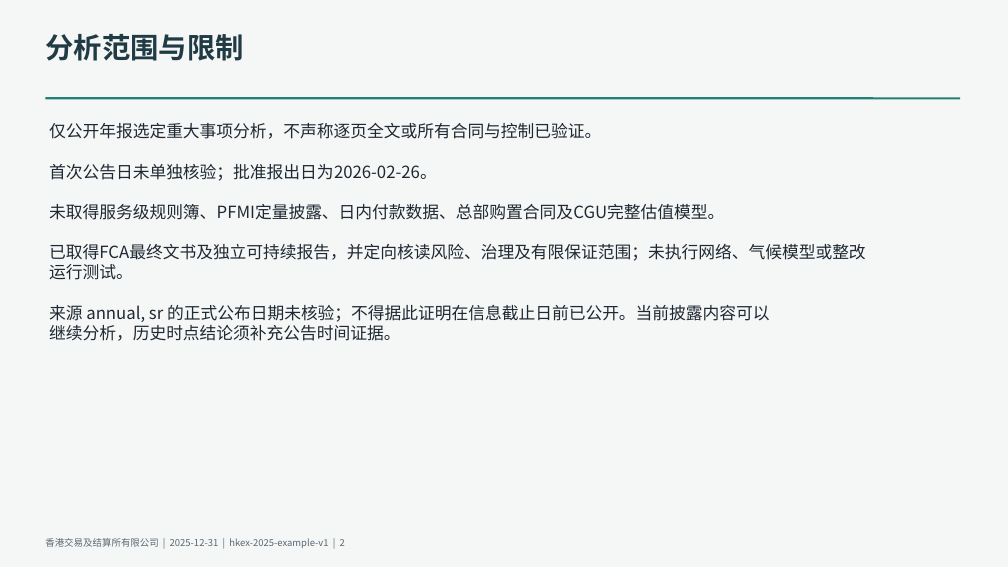
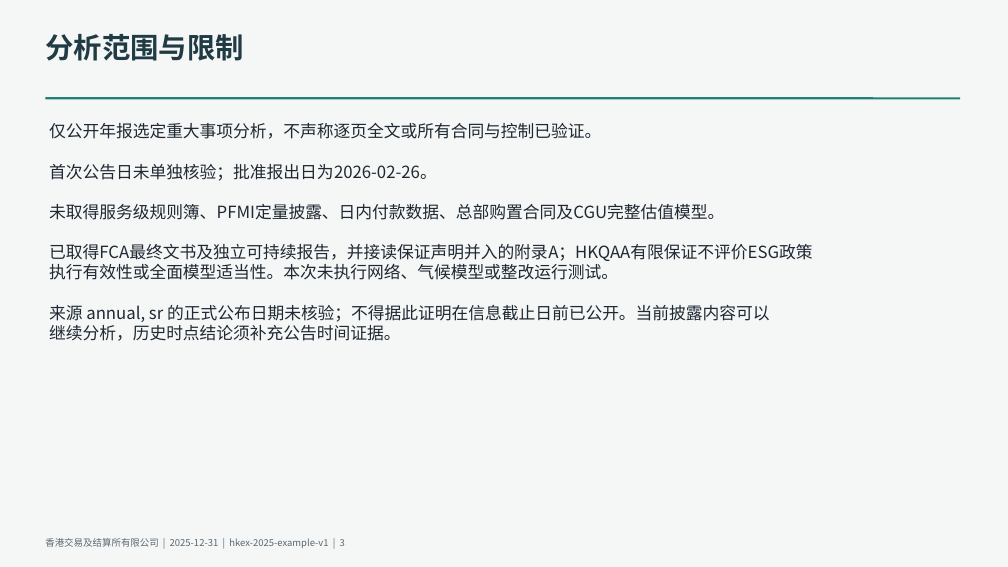
Before and after one commit to qingkongwanli0l/annual-report-analysis, a slide deck: slide 3 of examples/hkex-2025/deliverables/presentation.pptx (slide 2 before the commit). Drawn at 1008x567 pixels with LibreOffice and Linux fonts; fonts in the diff are those of the drawing. Boxes give left, top, right and bottom in pixels: in the first picture for what was removed or moved away, otherwise in the second. Text is boxed around its words. In the diff, an @@ line names an element or a change of style, - is before the commit and + after.

```diff
--- a/examples/hkex-2025/deliverables/presentation.pptx
+++ b/examples/hkex-2025/deliverables/presentation.pptx
@@ text at [49,244,813,280]: text changed @@
-已取得FCA最终文书及独立可持续报告，并定向核读风险、治理及有限保证范围；未执行网络、气候模型或整改
-运行测试。
+已取得FCA最终文书及独立可持续报告，并接读保证声明并入的附录A；HKQAA有限保证不评价ESG政策
+执行有效性或全面模型适当性。本次未执行网络、气候模型或整改运行测试。
```
Also in this commit, not shown: 12 other slides changed, 18 slides added, 4 other files.
